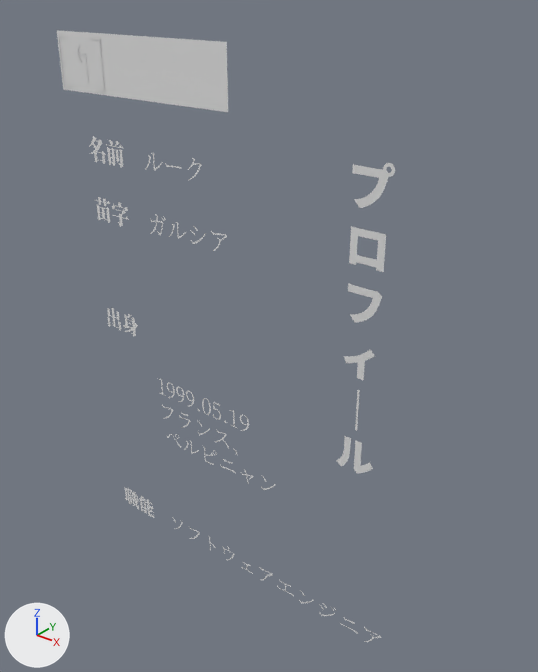
A saved change to the glTF model static/models/Gamen/gamen_000.glb.
Camera for both pictures: a 50 mm lens placed at (0.781, -0.875, 1.95), pointed at (0.044, 0.046, 1.379). Arrows for +X, +Y and +Z are at lower left; the lights stay in place. Where no turn or scale is listed for an object, it has been applied to the vertices.

The first picture shows '[arrowHitboxProfil]', '[headersProfil]', '[paragraphsProfil]', '[titleProfil].001', '[titleProfil].002', '[titleProfil].003', '[titleProfil].004', '[titleProfil].006'.
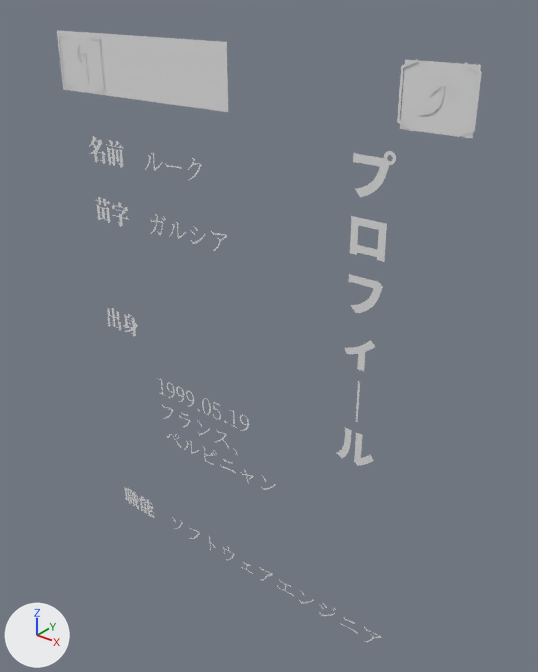
Location of each change, [x1, y1, x2, y2] in pixels of the pictures (538 x 672 px):
```json
{"object": "[zarrowHomeHitboxProfil]", "change": "added", "after": [400, 60, 481, 139]}
{"object": "[titleProfil].002", "change": "moved", "before": [349, 226, 386, 272], "after": [350, 216, 387, 262]}
{"object": "[titleProfil].001", "change": "moved", "before": [352, 163, 395, 208], "after": [353, 151, 396, 197]}
{"object": "[titleProfil].003", "change": "moved", "before": [348, 283, 382, 323], "after": [348, 274, 383, 313]}
{"object": "[yarrowProfilHome]", "change": "added", "after": [397, 59, 482, 137]}
{"object": "[titleProfil].006", "change": "moved", "before": [336, 436, 373, 474], "after": [337, 428, 373, 466]}
{"object": "[titleProfil].004", "change": "moved", "before": [344, 350, 374, 380], "after": [344, 340, 375, 372]}
```

Scene script edits in JSON lines:
```json
{"op": "add", "block": "me_plane_056", "code": ["me_plane_056 = bpy.data.meshes.new('Plane.056')", "me_plane_056.from_pydata([(-0.0501, -0.0003, -0.0423), (0.0501, 0.0003, -0.0423), (-0.0501, -0.0003, 0.0423), (0.0501, 0.0003, 0.0423)], [], [(0, 1, 3), (0, 3, 2)])"]}
{"op": "add", "block": "me_text_102", "code": ["me_text_102 = bpy.data.meshes.new('Text.102')", "me_text_102.from_pydata(...)  # 97 vertices, 91 faces; spans x 0.0693..0.1755, y 0.001..0.0026, z -0.0084..0.0787"]}
{"op": "set", "path": "ob_titleprofil__001.location", "old": "(0.223, -0.001, 1.661)", "new": "(0.223, -0.001, 1.676)"}
{"op": "set", "path": "ob_titleprofil__002.location", "old": "(0.223, -0.001, 1.573)", "new": "(0.223, -0.001, 1.588)"}
{"op": "set", "path": "ob_titleprofil__003.location", "old": "(0.223, -0.001, 1.485)", "new": "(0.223, -0.001, 1.5)"}
{"op": "set", "path": "ob_titleprofil__004.location", "old": "(0.223, -0.001, 1.396)", "new": "(0.223, -0.001, 1.411)"}
{"op": "set", "path": "ob_titleprofil__006.location", "old": "(0.223, -0.001, 1.218)", "new": "(0.223, -0.001, 1.234)"}
{"op": "add", "block": "ob_zarrowhomehitboxprofil", "code": ["ob_zarrowhomehitboxprofil = bpy.data.objects.new('[zarrowHomeHitboxProfil]', me_plane_056)", "ob_zarrowhomehitboxprofil.location = (0.348, 0.0, 1.812)"]}
{"op": "add", "block": "ob_yarrowprofilhome", "code": ["ob_yarrowprofilhome = bpy.data.objects.new('[yarrowProfilHome]', me_text_102)", "ob_yarrowprofilhome.location = (0.225, -0.003, 1.778)"]}
```
